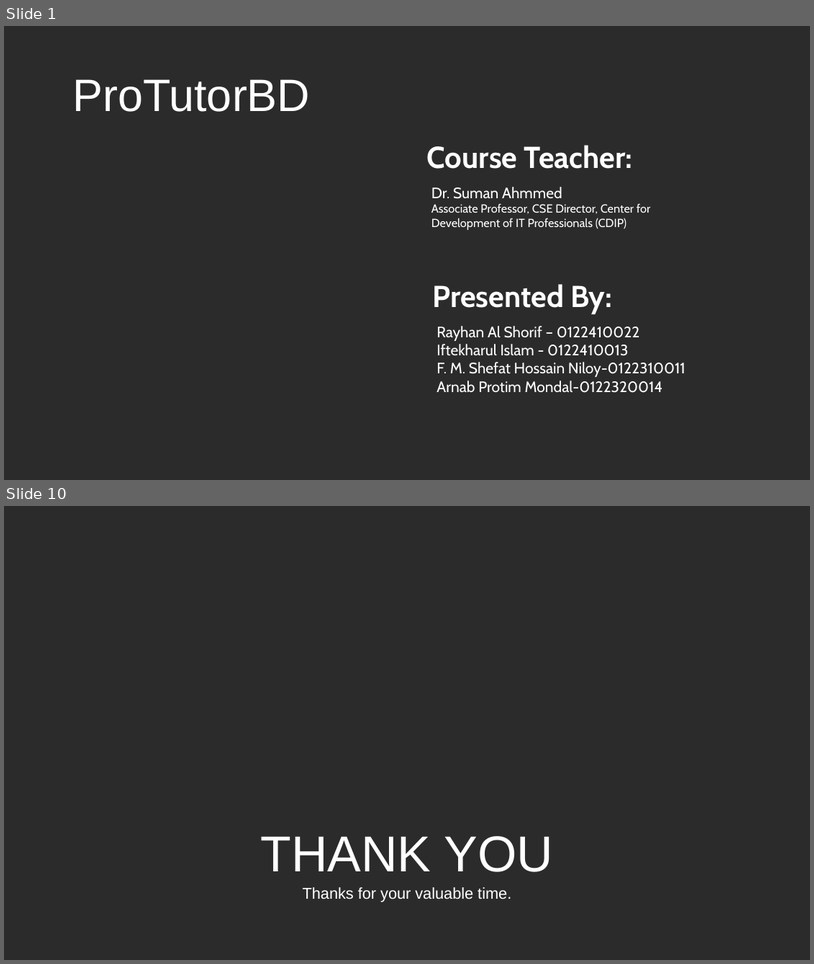
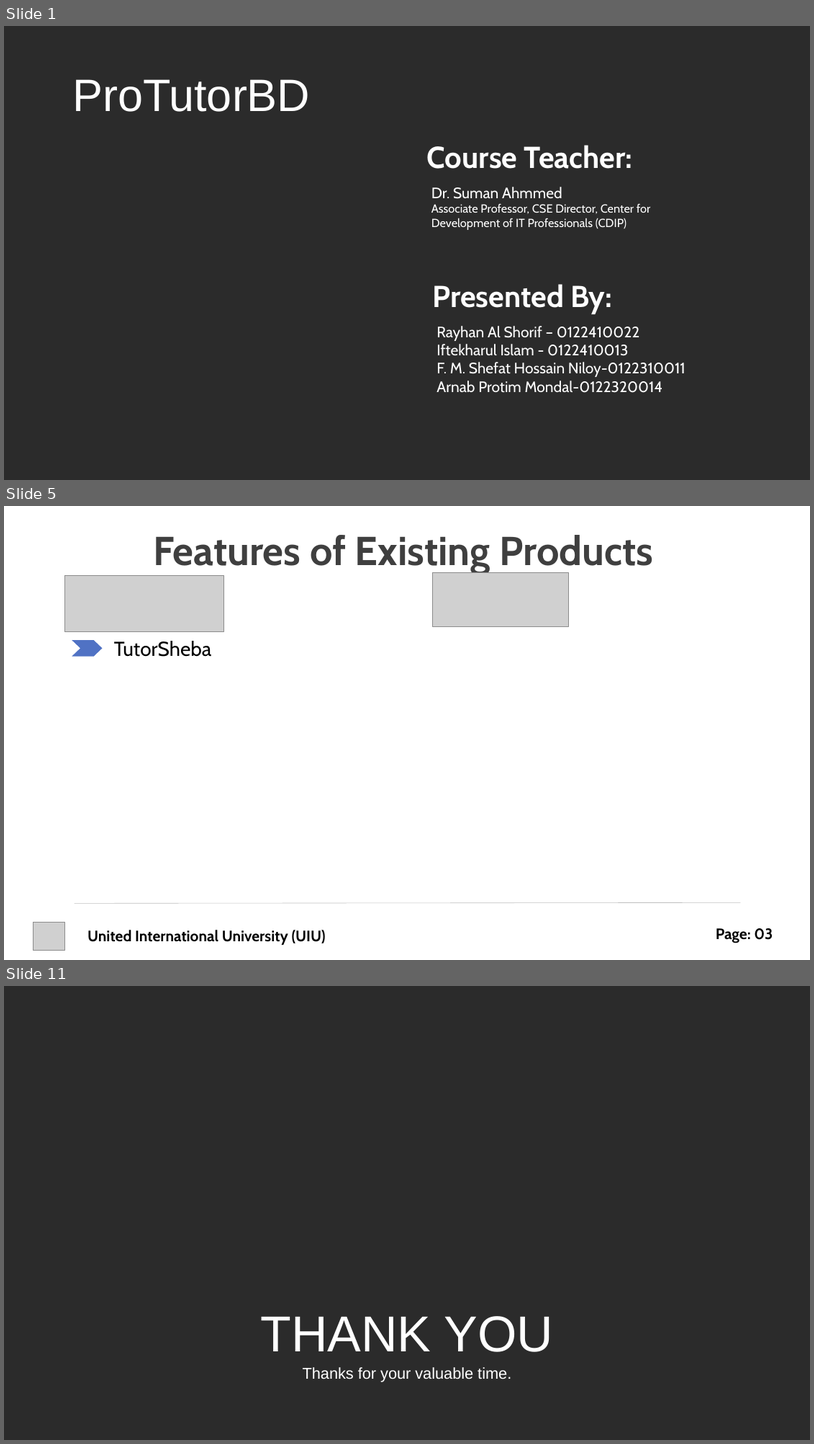
Before and after one commit to rayhanalshorif133/MSCSE-UIU, a slide deck: CSE-6159-SSA/ProTutorBD.pptx. Shown one above the other, each under a label of ours: slides 1 and 10 before the commit, slides 1, 5 and 11 after it; the slides between them are not shown. The pictures are 814x964 and 814x1444 pixels, drawn with LibreOffice and Linux fonts; fonts in the diff are those of the drawing; grey boxes stand for pictures; background and template pictures are left out; a plain dark background stands for a picture behind light text. Boxes give left, top, right and bottom in pixels: in the first picture for what was removed or moved away, otherwise in the second. Text is boxed around its words. In the diff, an @@ line names an element or a change of style, - is before the commit and + after.

```diff
--- a/CSE-6159-SSA/ProTutorBD.pptx
+++ b/CSE-6159-SSA/ProTutorBD.pptx
@@ slide 5 added at (4, 506, 810, 960), background #FFFFFF @@
@@ text added at (153, 535, 654, 574), 48 pt, text #3F3F3F, bold @@
+Features of Existing Products
@@ picture added at (65, 575, 224, 632) @@
@@ picture added at (432, 572, 568, 626) @@
@@ chevron added at (72, 641, 102, 656), fill #5072C4 @@
@@ text added at (114, 641, 212, 656), 24 pt, text #000000 @@
+TutorSheba
@@ line added from (74, 903) to (741, 902), #BFBFBF 0.5 pt @@
@@ picture added at (34, 921, 65, 950) @@
@@ text added at (88, 929, 326, 944), 18 pt, text #000000, bold @@
+United International University (UIU)
@@ text added at (716, 928, 773, 943), 18 pt, text #000000, bold @@
+Page: 03
@@ what was slide 10 is now slide 11 @@
```
Also in this commit, not shown: 1 slide changed, 2 other files.
